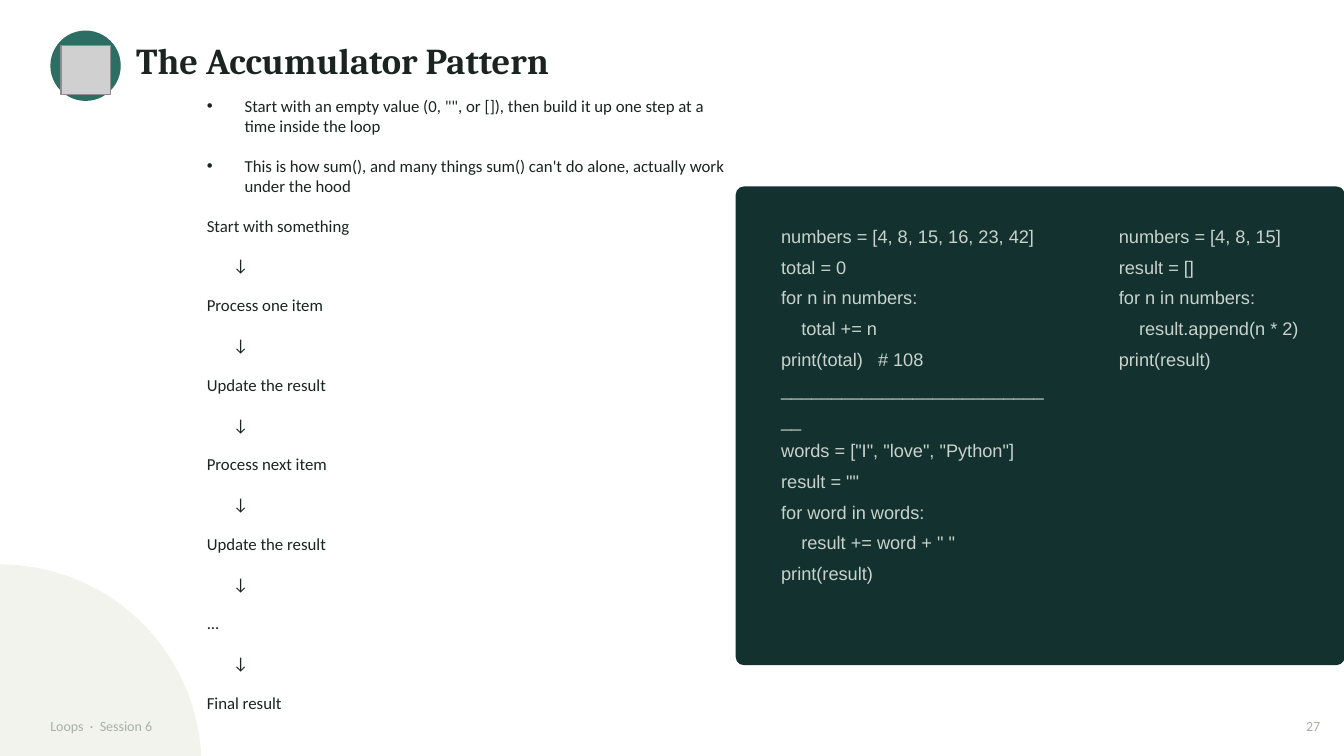
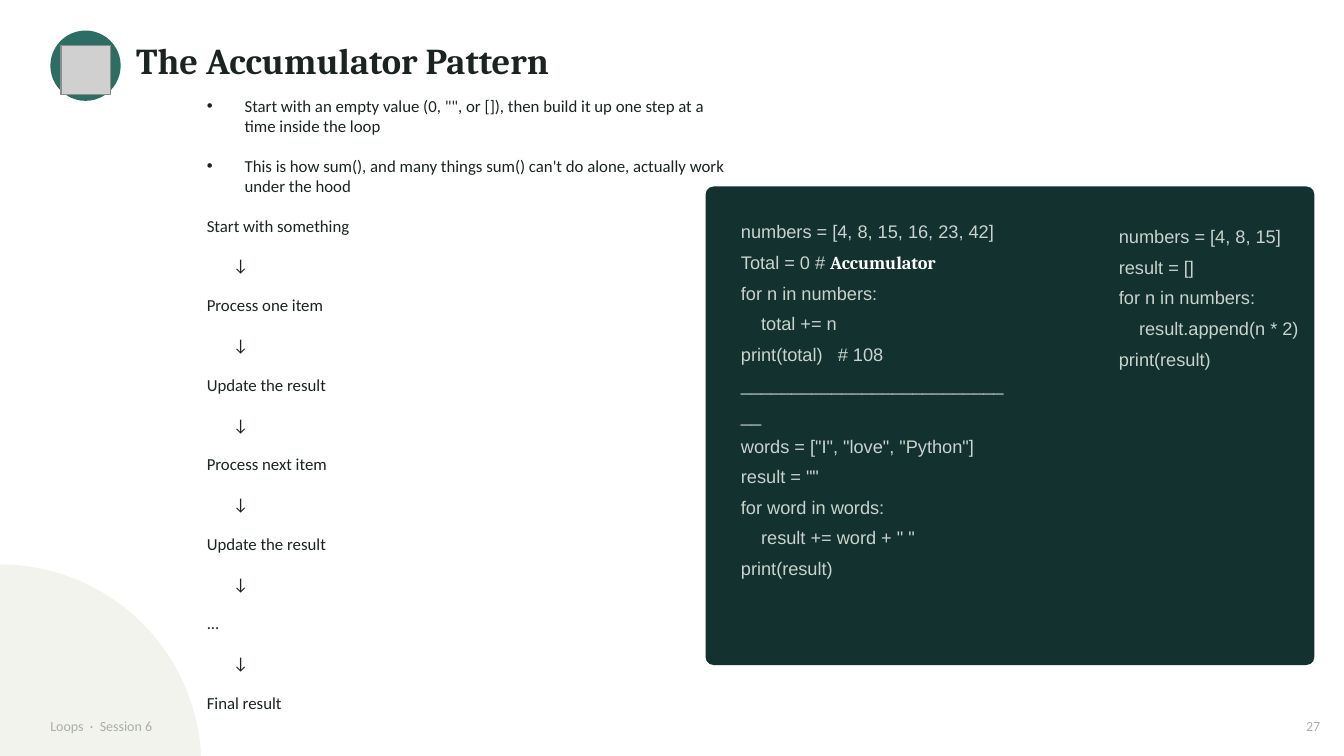
Before and after one commit to waseem-development/ai-ml-course, a slide deck: slide 27 of slides/1_python_slides/5_loops.pptx. Drawn at 1344x756 pixels with LibreOffice and Linux fonts; fonts in the diff are those of the drawing; grey boxes stand for pictures. Boxes give left, top, right and bottom in pixels: in the first picture for what was removed or moved away, otherwise in the second. Text is boxed around its words. In the diff, an @@ line names an element or a change of style, - is before the commit and + after.

```diff
--- a/slides/1_python_slides/5_loops.pptx
+++ b/slides/1_python_slides/5_loops.pptx
@@ rounded rectangle: place and size @@
-rounded rectangle at [736, 187, 1344, 665]
+rounded rectangle at [706, 187, 1315, 665]
@@ text "numbers = [4, 8, 15, ...": place and size @@
-text "numbers = [4, 8, 15, ..." at [781, 230, 1034, 584]
+text "numbers = [4, 8, 15, ..." at [741, 225, 994, 579]
@@ text at [741, 256, 936, 269]: text changed; font Arial to Cambria; text colour #C9D3CC to #FFFFFF; bold on @@
-total = 0
+Total = 0 # Accumulator
```
Also in this commit, not shown: 13 other files.
